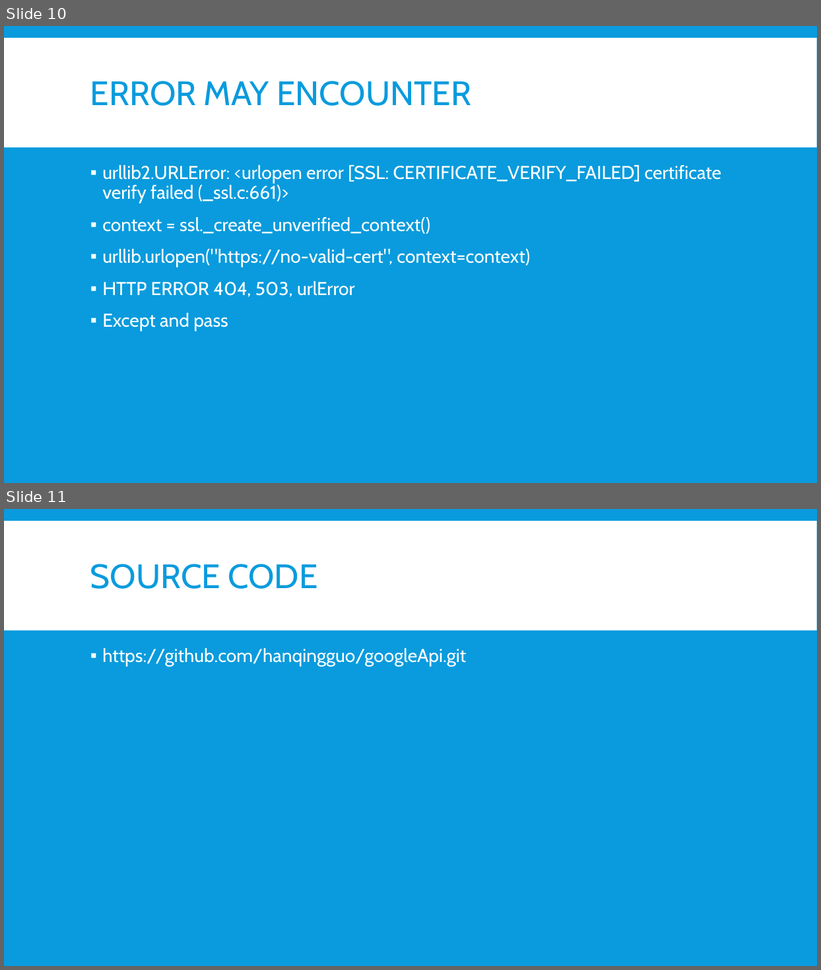
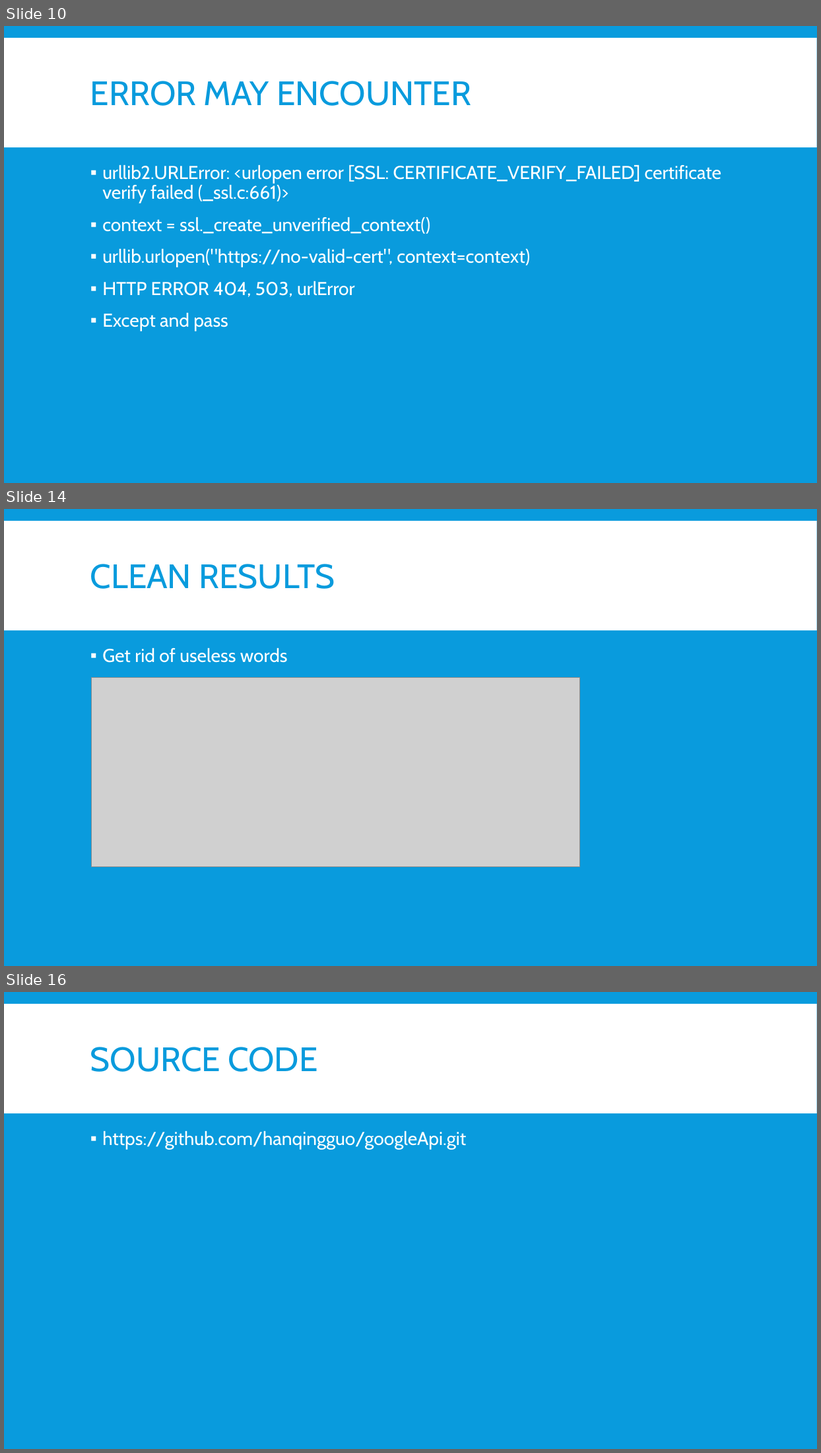
Before and after one commit to hanqingguo/googleApi, a slide deck: 521Final.pptx. Shown one above the other, each under a label of ours: slides 10 and 11 before the commit, slides 10, 14 and 16 after it; the slides between them are not shown. The pictures are 821x970 and 821x1453 pixels, drawn with LibreOffice and Linux fonts; fonts in the diff are those of the drawing; grey boxes stand for pictures. Boxes give left, top, right and bottom in pixels: in the first picture for what was removed or moved away, otherwise in the second. Text is boxed around its words. In the diff, an @@ line names an element or a change of style, - is before the commit and + after.

```diff
--- a/521Final.pptx
+++ b/521Final.pptx
@@ slide 14 added at (x1=4, y1=509, x2=817, y2=966), background #099BDD; not listed: 1 template element that a slide beside it also shows @@
@@ title added at (x1=90, y1=564, x2=335, y2=589), 40 pt, text #099BDD @@
+CLEAN RESULTS
@@ text added at (x1=102, y1=648, x2=288, y2=663), 22 pt, text #FFFFFF @@
+▪ Get rid of useless words
@@ picture added at (x1=91, y1=678, x2=580, y2=867) @@
@@ what was slide 11 is now slide 16 @@
```
Also in this commit, not shown: 4 other slides added, 1 other file.
